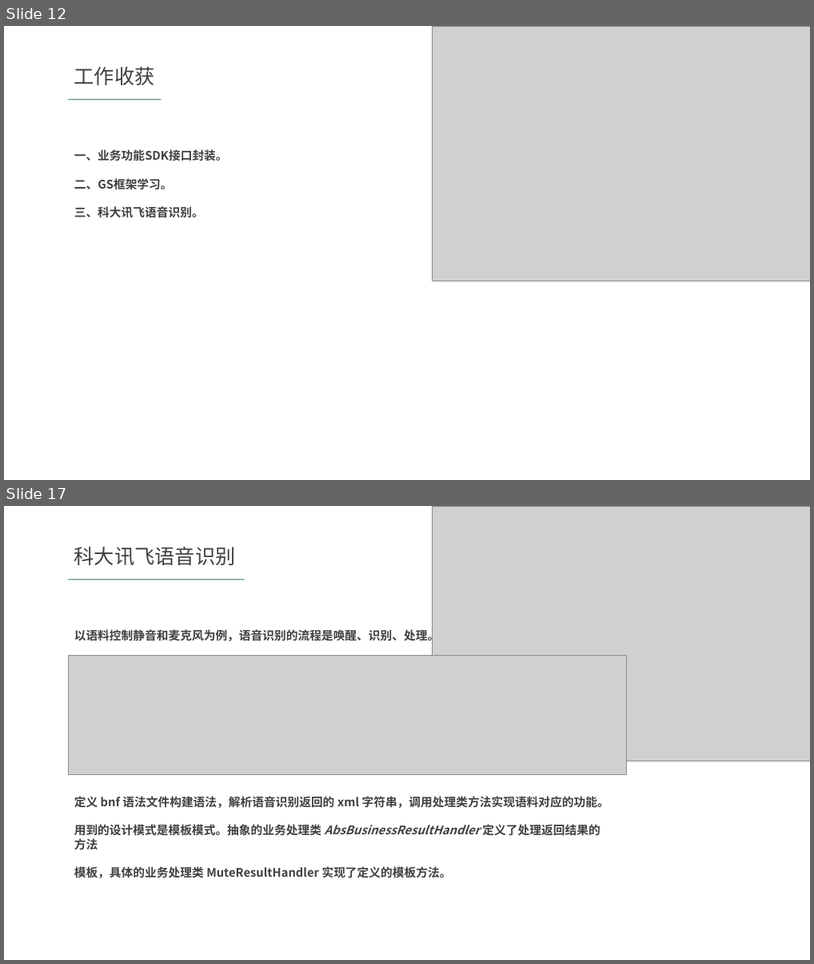
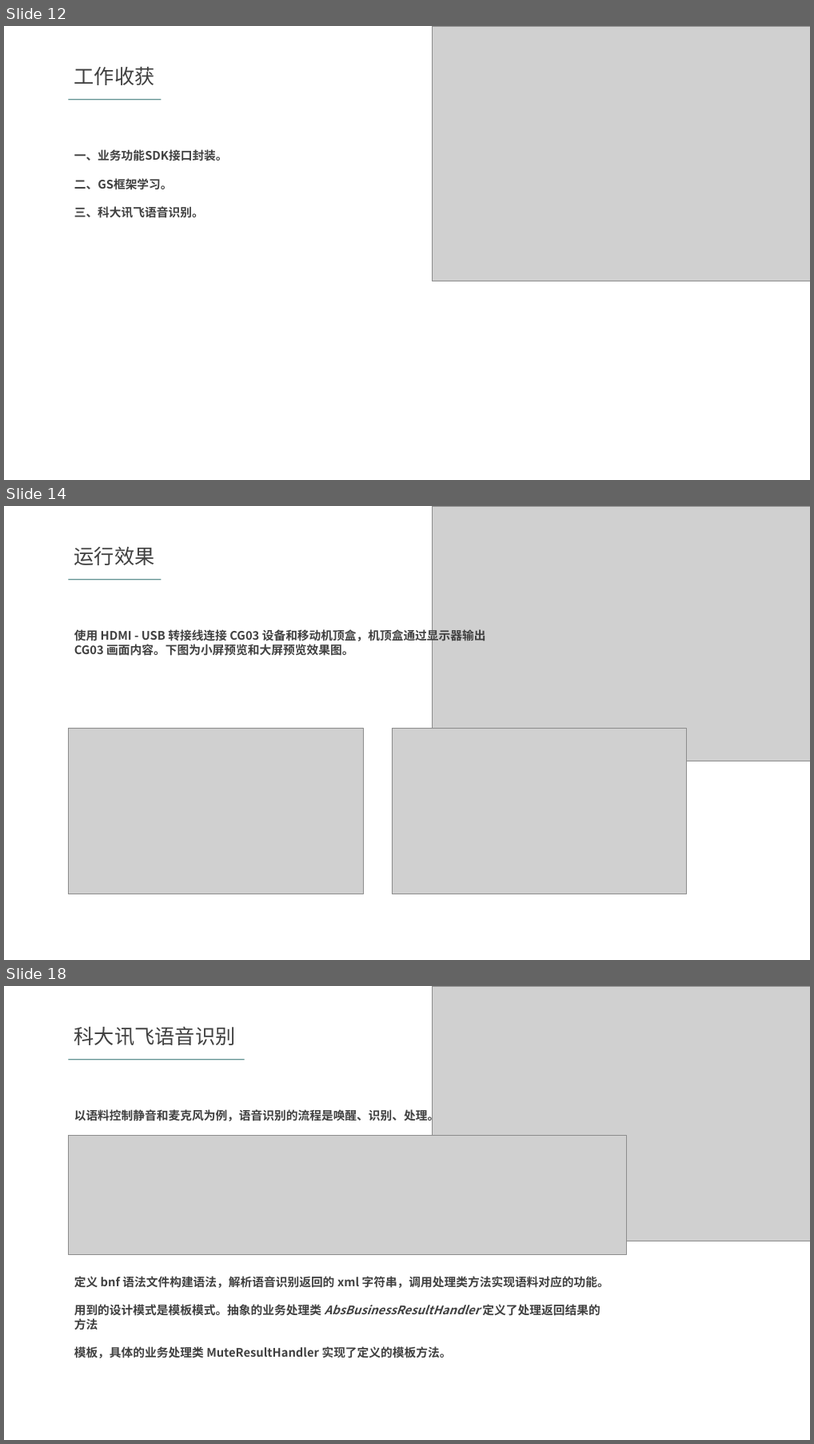
Before and after one commit to gs-wlzhou/FormalDefense, a slide deck: 转正答辩.pptx. Shown one above the other, each under a label of ours: slides 12 and 17 before the commit, slides 12, 14 and 18 after it; the slides between them are not shown. The pictures are 814x964 and 814x1444 pixels, drawn with LibreOffice and Linux fonts; fonts in the diff are those of the drawing; grey boxes stand for pictures. Boxes give left, top, right and bottom in pixels: in the first picture for what was removed or moved away, otherwise in the second. Text is boxed around its words. In the diff, an @@ line names an element or a change of style, - is before the commit and + after.

```diff
--- a/转正答辩.pptx
+++ b/转正答辩.pptx
@@ slide 14 added at (4,506,810,960), background #FFFFFF @@
@@ picture added at (432,506,810,761) @@
@@ text added at (74,547,155,565), 24 pt, text #404040 @@
+运行效果
@@ rectangle added at (68,579,162,580), fill #659594 @@
@@ text added at (74,628,486,656), 14 pt, text #404040, bold @@
+使用 HDMI - USB 转接线连接 CG03 设备和移动机顶盒，机顶盒通过显示器输出 CG03 画面内容。下图为小屏预览和大屏预览效果图。
@@ picture added at (68,728,364,894) @@
@@ picture added at (392,728,687,894) @@
@@ what was slide 17 is now slide 18 @@
```
Also in this commit, not shown: 4 slides changed.
